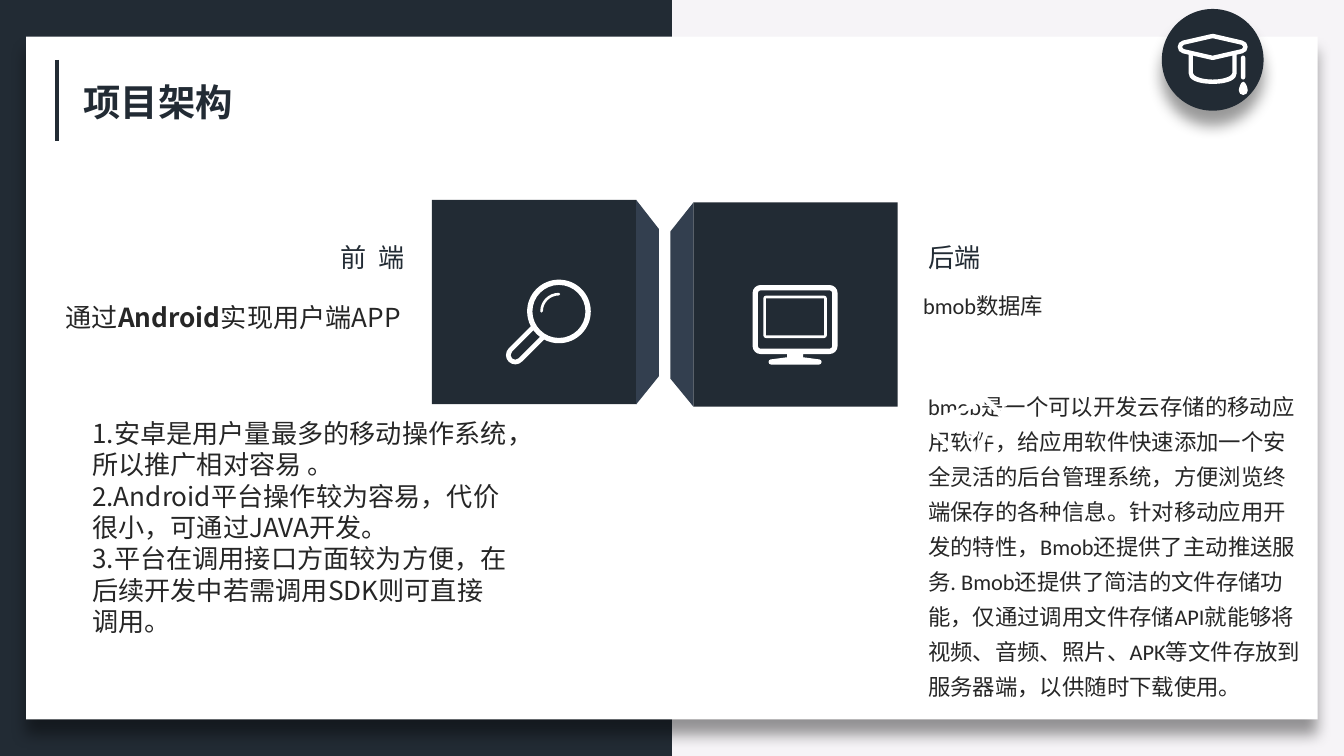
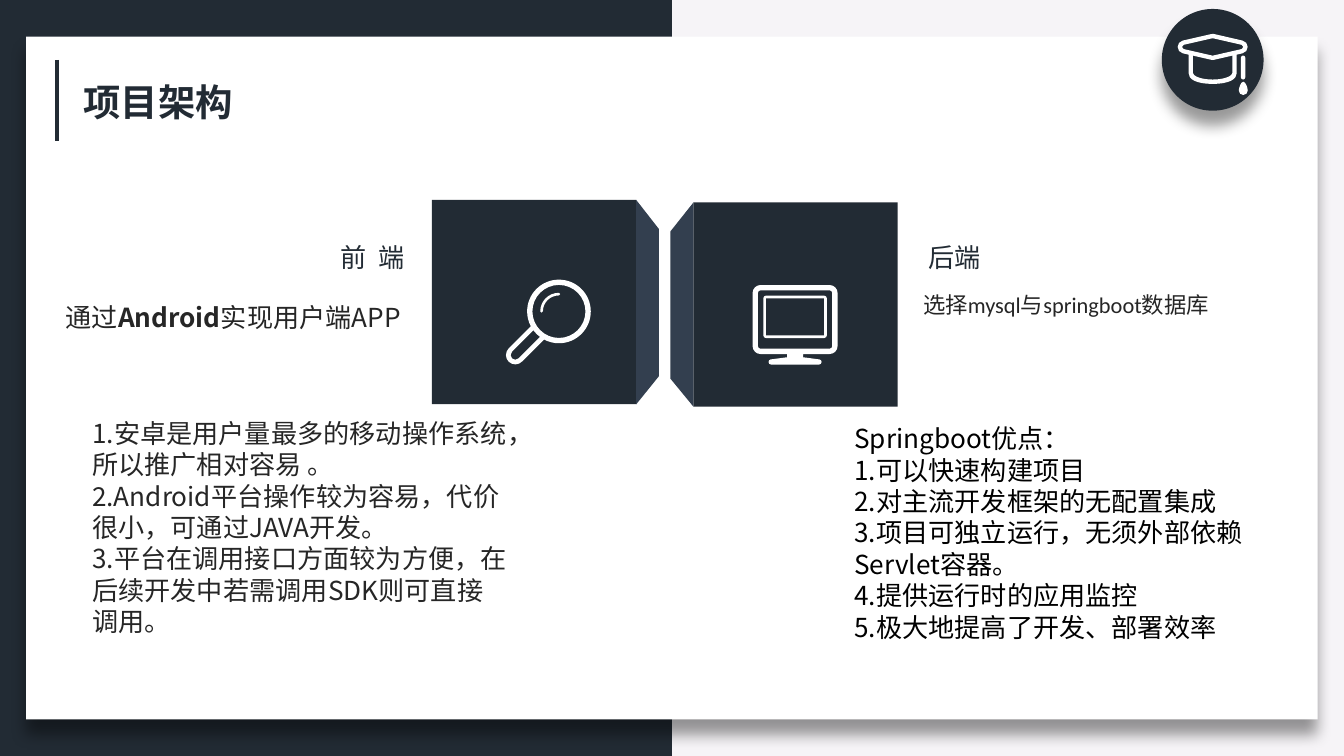
Before and after one commit to Star-smile/docs, a slide deck: slide 21 of 食谱APP.pptx. Drawn at 1344x756 pixels with LibreOffice and Linux fonts; fonts in the diff are those of the drawing. Boxes give left, top, right and bottom in pixels: in the first picture for what was removed or moved away, otherwise in the second. Text is boxed around its words. In the diff, an @@ line names an element or a change of style, - is before the commit and + after.

Commit message:
内容修改

```diff
--- a/食谱APP.pptx
+++ b/食谱APP.pptx
@@ text at bbox=[923, 294, 1209, 317]: text changed @@
-bmob数据库
+选择mysql与springboot数据库
@@ group removed at bbox=[929, 391, 1008, 468]: 5 freeform shapes @@
@@ text added at bbox=[854, 426, 1242, 639], 14 pt, text #000000 @@
+Springboot优点：
+1.可以快速构建项目
+2.对主流开发框架的无配置集成
+3.项目可独立运行，无须外部依赖Servlet容器。
+4.提供运行时的应用监控
+5.极大地提高了开发、部署效率
@@ text removed at bbox=[928, 431, 1300, 697] @@
-bmob是一个可以开发云存储的移动应用软件，给应用软件快速添加一个安全灵活的后台管理系统，方便浏览终端保存的各种信息。针对移动应用开发的特性，Bmob还提供了主动推送服务. Bmob还提供了简洁的文件存储功能，仅通过调用文件存储API就能够将视频、音频、照片、APK等文件存放到服务器端，以供随时下载使用。
```
